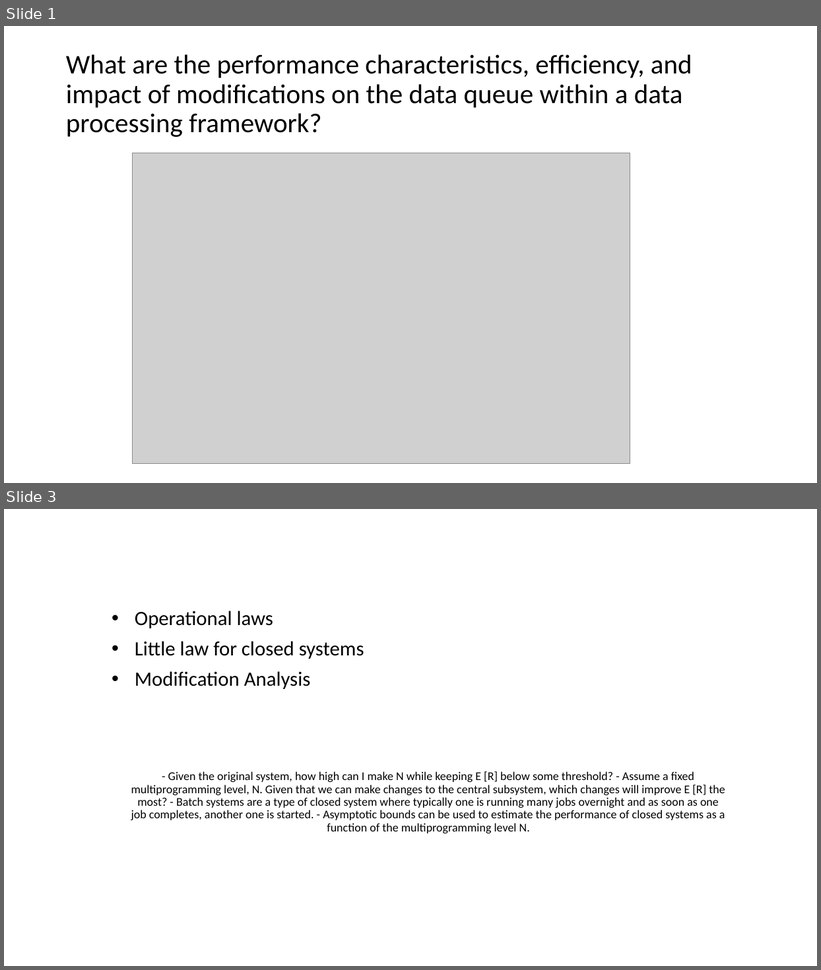
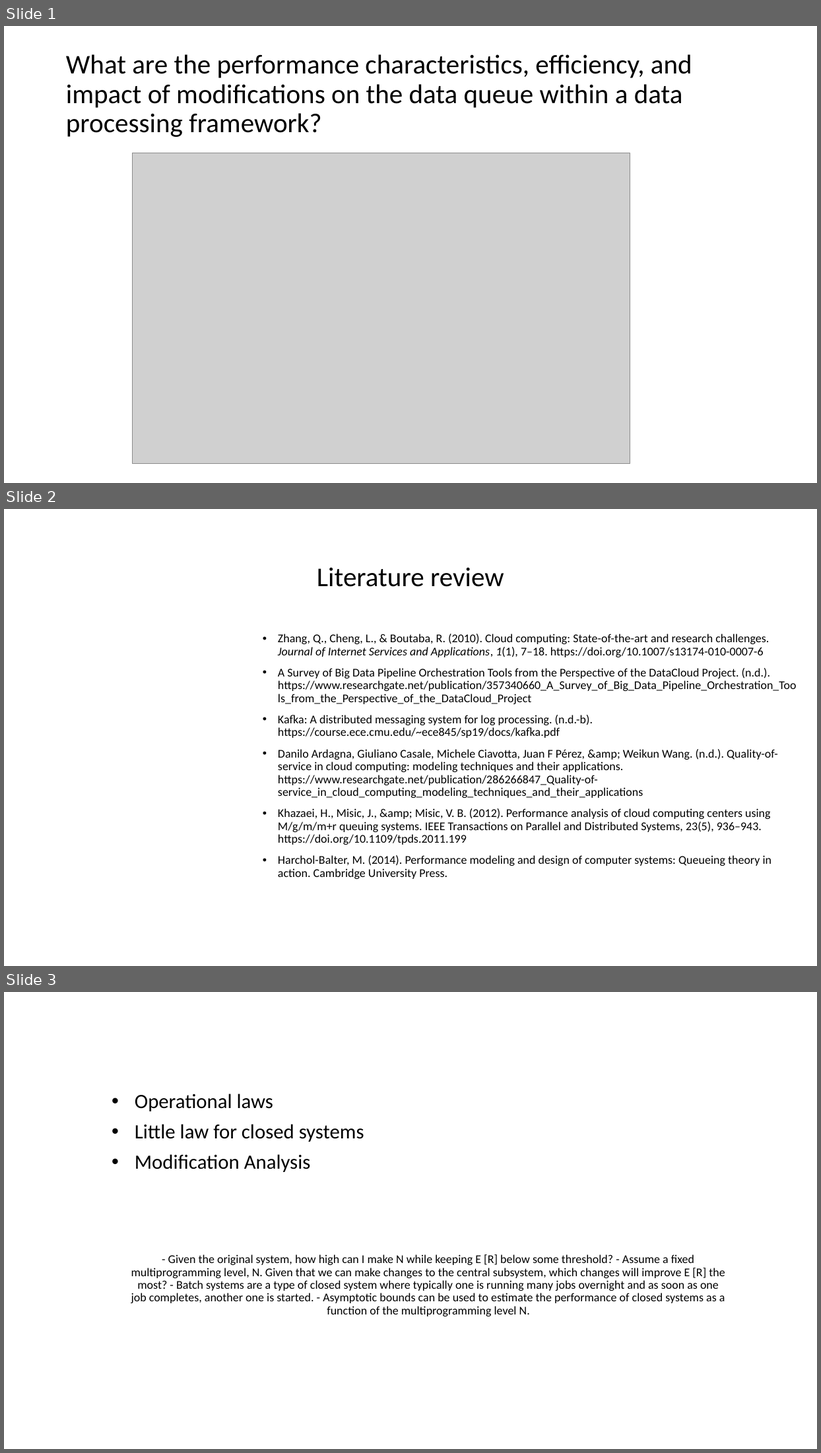
Before and after one commit to JAMota/Applied-Data-Science-and-Statistics, a slide deck: Term3/PresentationMidPoint.pptx. Shown one above the other, each under a label of ours: slides 1 and 3 before the commit, slides 1, 2 and 3 after it; the slides between them are not shown. The pictures are 821x970 and 821x1453 pixels, drawn with LibreOffice and Linux fonts; fonts in the diff are those of the drawing; grey boxes stand for pictures. Boxes give left, top, right and bottom in pixels: in the first picture for what was removed or moved away, otherwise in the second. Text is boxed around its words. In the diff, an @@ line names an element or a change of style, - is before the commit and + after.

Commit message:
literature

```diff
--- a/Term3/PresentationMidPoint.pptx
+++ b/Term3/PresentationMidPoint.pptx
@@ slide 2 added at (4, 509, 817, 966), background #FFFFFF @@
@@ title added at (317, 567, 504, 587), 32 pt, text #000000 @@
+Literature review
@@ text added at (278, 634, 797, 879), 14 pt, text #000000 @@
+• Zhang, Q., Cheng, L., & Boutaba, R. (2010). Cloud computing: State-of-the-art and research challenges. Journal of Internet Services and Applications, 1(1), 7–18. https://doi.org/10.1007/s13174-010-0007-6
+• A Survey of Big Data Pipeline Orchestration Tools from the Perspective of the DataCloud Project. (n.d.). https://www.researchgate.net/publication/357340660_A_Survey_of_Big_Data_Pipeline_Orchestration_Tools_from_the_Perspective_of_the_DataCloud_Project
+• Kafka: A distributed messaging system for log processing. (n.d.-b). https://course.ece.cmu.edu/~ece845/sp19/docs/kafka.pdf
+• Danilo Ardagna, Giuliano Casale, Michele Ciavotta, Juan F Pérez, &amp; Weikun Wang. (n.d.). Quality-of-service in cloud computing: modeling techniques and their applications. https://www.researchgate.net/publication/286266847_Quality-of-service_in_cloud_computing_modeling_techniques_and_their_applications
+• Khazaei, H., Misic, J., &amp; Misic, V. B. (2012). Performance analysis of cloud computing centers using M/g/m/m+r queuing systems. IEEE Transactions on Parallel and Distributed Systems, 23(5), 936–943. https://doi.org/10.1109/tpds.2011.199
+• Harchol-Balter, M. (2014). Performance modeling and design of computer systems: Queueing theory in action. Cambridge University Press.
```
Also in this commit, not shown: 1 slide removed.
